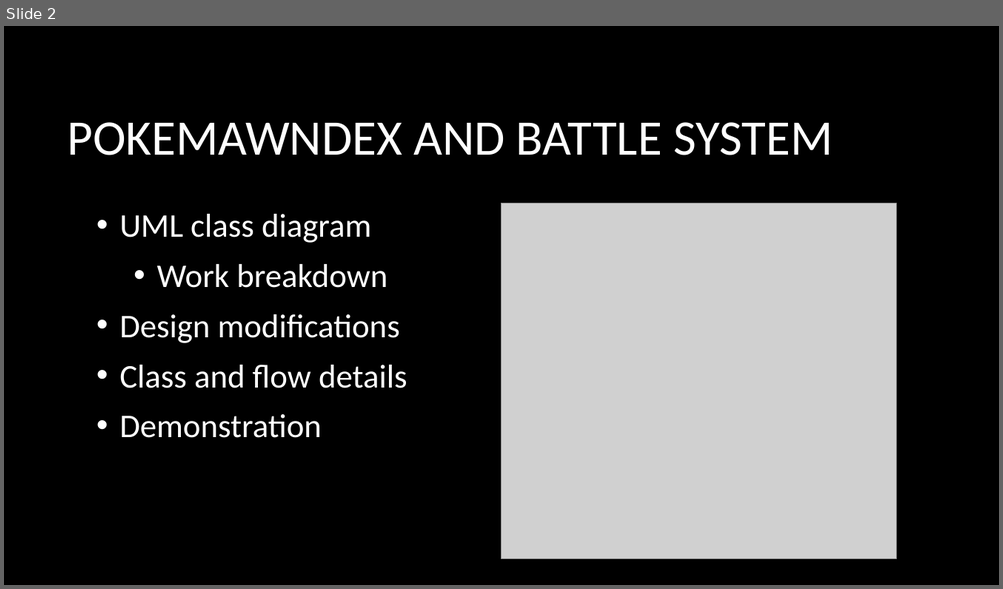
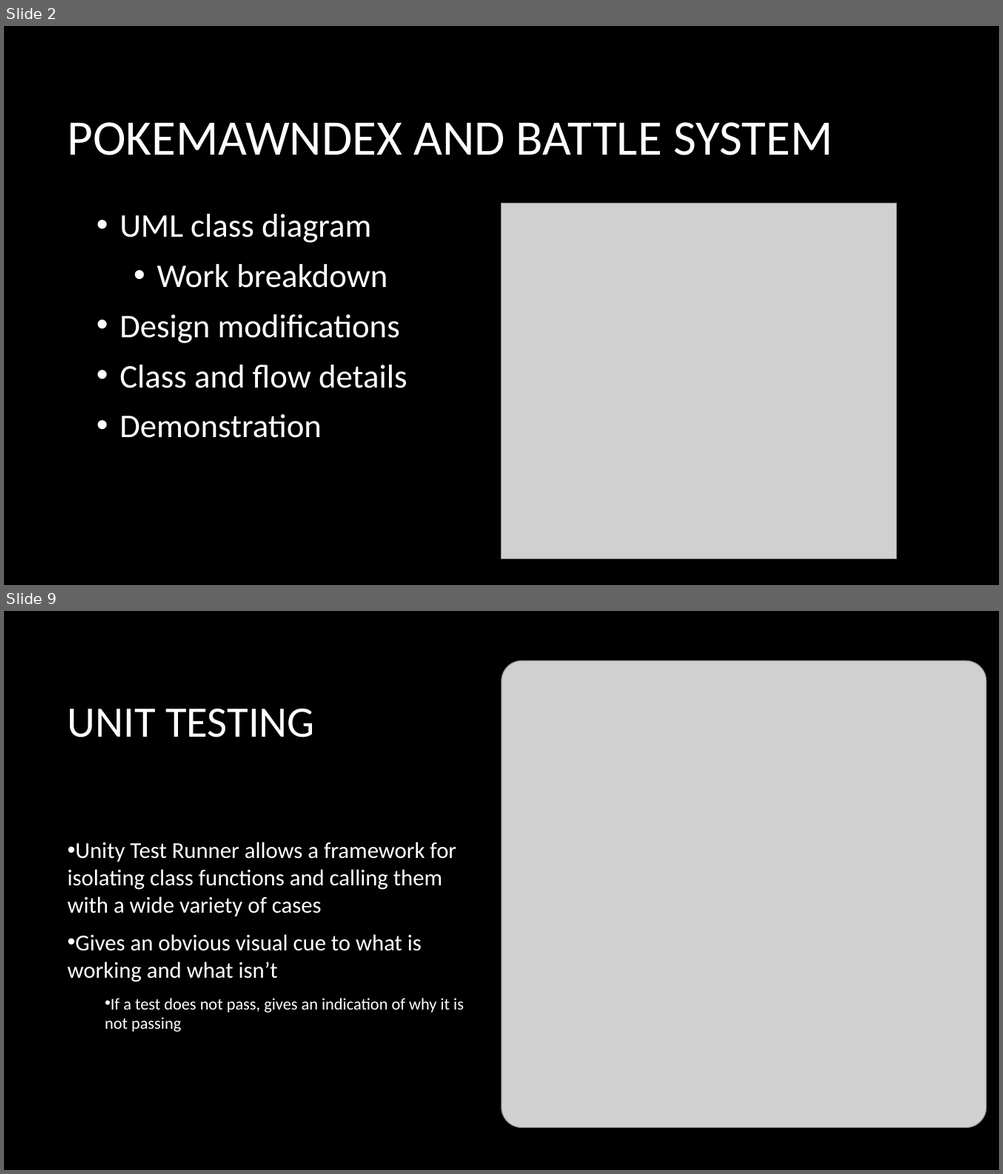
Before and after one commit to Folrig/GAM-53_SystemsFinal, a slide deck: PokemawnFinalPresentation.pptx. Shown one above the other, each under a label of ours: slide 2 before the commit, slides 2 and 9 after it; the slides between them are not shown. The pictures are 1003x589 and 1003x1174 pixels, drawn with LibreOffice and Linux fonts; fonts in the diff are those of the drawing; grey boxes stand for pictures; background and template pictures are left out. Boxes give left, top, right and bottom in pixels: in the first picture for what was removed or moved away, otherwise in the second. Text is boxed around its words. In the diff, an @@ line names an element or a change of style, - is before the commit and + after.

```diff
--- a/PokemawnFinalPresentation.pptx
+++ b/PokemawnFinalPresentation.pptx
@@ slide 9 added at [4,611,999,1170], background picture (left out) @@
@@ picture added at [501,661,986,1128] @@
@@ title added at [68,709,315,738], 42 pt, text #FFFFFF @@
+UNIT TESTING
@@ text added at [68,842,464,1032], 22 pt, text #FFFFFF @@
+• Unity Test Runner allows a framework for isolating class functions and calling them with a wide variety of cases
+• Gives an obvious visual cue to what is working and what isn’t
+  • If a test does not pass, gives an indication of why it is not passing
```
Also in this commit, not shown: 1 slide changed, 7 other slides added, 12 other files.
